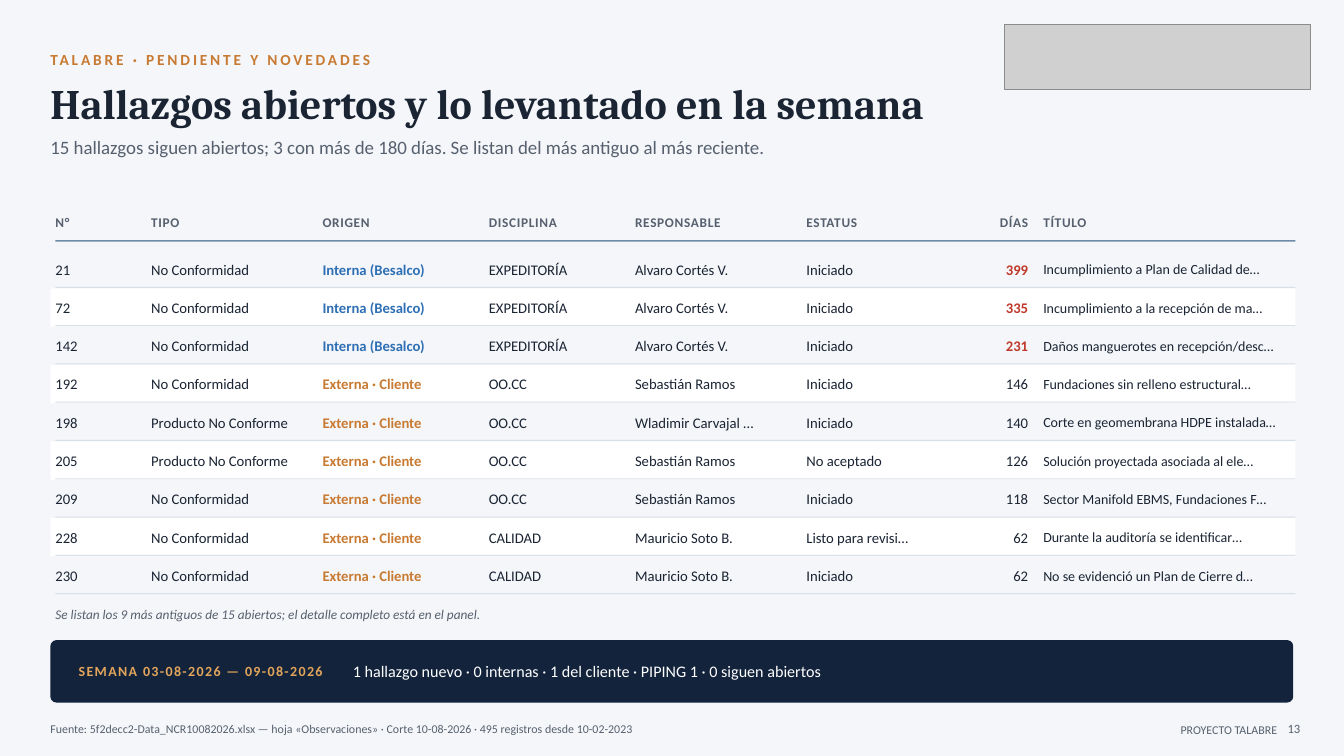
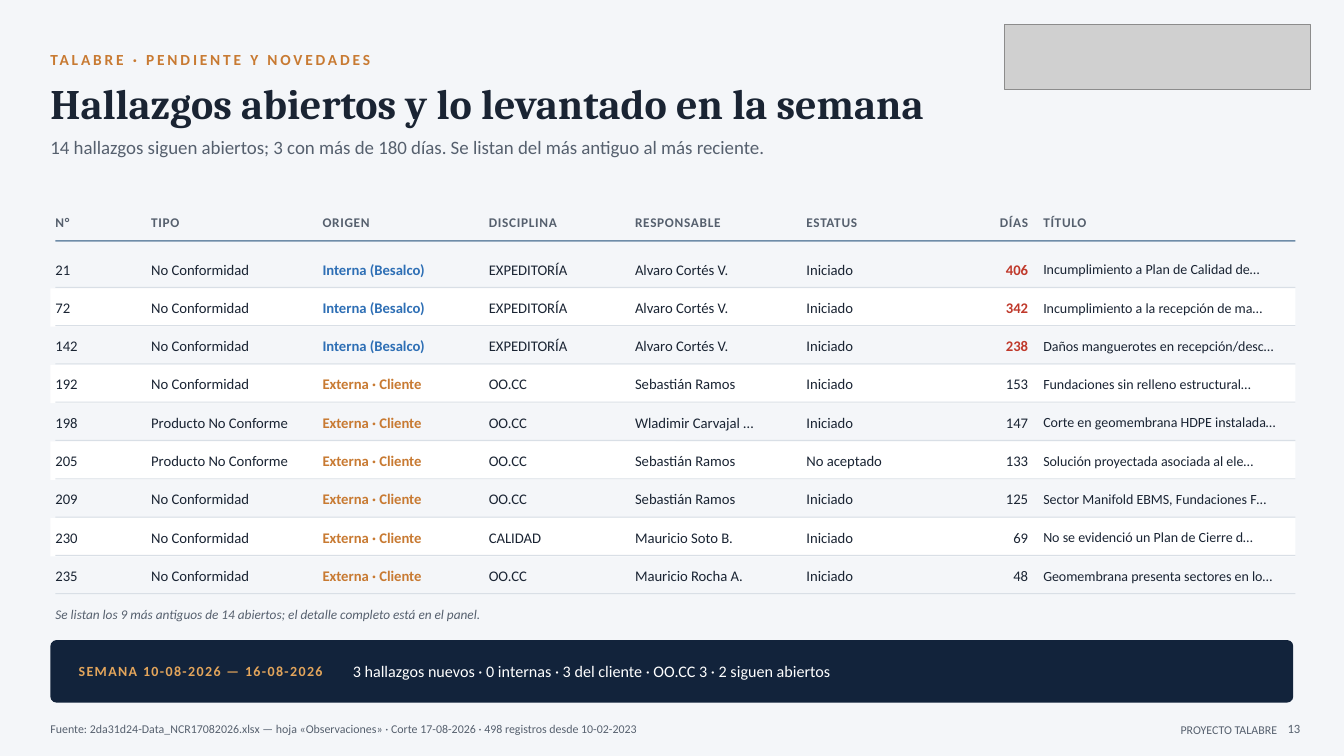
Before and after one commit to tdkvalex/Dashboard-HSEQ, a slide deck: slide 13 of modulo_nc/Panel_No_Conformidades.pptx. Drawn at 1344x756 pixels with LibreOffice and Linux fonts; fonts in the diff are those of the drawing; grey boxes stand for pictures. Boxes give left, top, right and bottom in pixels: in the first picture for what was removed or moved away, otherwise in the second. Text is boxed around its words. In the diff, an @@ line names an element or a change of style, - is before the commit and + after.

```diff
--- a/modulo_nc/Panel_No_Conformidades.pptx
+++ b/modulo_nc/Panel_No_Conformidades.pptx
@@ text at (x1=50, y1=141, x2=764, y2=157): text changed @@
-15 hallazgos siguen abiertos; 3 con más de 180 días. Se listan del más antiguo al más reciente.
+14 hallazgos siguen abiertos; 3 con más de 180 días. Se listan del más antiguo al más reciente.
@@ text at (x1=1006, y1=265, x2=1028, y2=275): text changed @@
-399
+406
@@ text at (x1=1006, y1=303, x2=1028, y2=313): text changed @@
-335
+342
@@ text at (x1=1006, y1=341, x2=1028, y2=351): text changed @@
-231
+238
@@ text at (x1=1006, y1=379, x2=1028, y2=389): text changed @@
-146
+153
@@ text at (x1=1006, y1=418, x2=1028, y2=428): text changed @@
-140
+147
@@ text at (x1=1006, y1=456, x2=1028, y2=466): text changed @@
-126
+133
@@ text at (x1=1006, y1=494, x2=1028, y2=504): text changed @@
-118
+125
@@ text "230" moved from (x1=55, y1=571, x2=77, y2=581) to (x1=55, y1=533, x2=77, y2=543) @@
@@ text removed at (x1=55, y1=533, x2=77, y2=543) @@
-228
@@ text at (x1=806, y1=532, x2=853, y2=543): text changed @@
-Listo para revisi…
+Iniciado
@@ text at (x1=1013, y1=533, x2=1028, y2=543): text changed @@
-62
+69
@@ text "No se evidenció un Plan ..." moved from (x1=1043, y1=571, x2=1253, y2=581) to (x1=1043, y1=532, x2=1253, y2=542) @@
@@ text removed at (x1=1043, y1=532, x2=1242, y2=542) @@
-Durante la auditoría se identificar…
@@ text added at (x1=55, y1=571, x2=77, y2=581), 10.5 pt, text #1A2433 @@
+235
@@ text at (x1=489, y1=571, x2=527, y2=581): text changed @@
-CALIDAD
+OO.CC
@@ text at (x1=635, y1=571, x2=743, y2=581): text changed @@
-Mauricio Soto B.
+Mauricio Rocha A.
@@ text at (x1=1013, y1=571, x2=1028, y2=581): text changed @@
-62
+48
@@ text added at (x1=1043, y1=571, x2=1272, y2=584), 10 pt, text #1A2433 @@
+Geomembrana presenta sectores en lo…
@@ text at (x1=55, y1=610, x2=480, y2=621): text changed @@
-Se listan los 9 más antiguos de 15 abiertos; el detalle completo está en el panel.
+Se listan los 9 más antiguos de 14 abiertos; el detalle completo está en el panel.
@@ text at (x1=79, y1=666, x2=323, y2=676): text changed @@
-SEMANA 03-08-2026 — 09-08-2026
+SEMANA 10-08-2026 — 16-08-2026
@@ text at (x1=353, y1=665, x2=831, y2=680): text changed @@
-1 hallazgo nuevo · 0 internas · 1 del cliente · PIPING 1 · 0 siguen abiertos
+3 hallazgos nuevos · 0 internas · 3 del cliente · OO.CC 3 · 2 siguen abiertos
@@ text at (x1=50, y1=725, x2=637, y2=735): text changed @@
-Fuente: 5f2decc2-Data_NCR10082026.xlsx — hoja «Observaciones» · Corte 10-08-2026 · 495 registros desde 10-02-2023
+Fuente: 2da31d24-Data_NCR17082026.xlsx — hoja «Observaciones» · Corte 17-08-2026 · 498 registros desde 10-02-2023
```
Also in this commit, not shown: 15 other slides changed, 3 other files.
